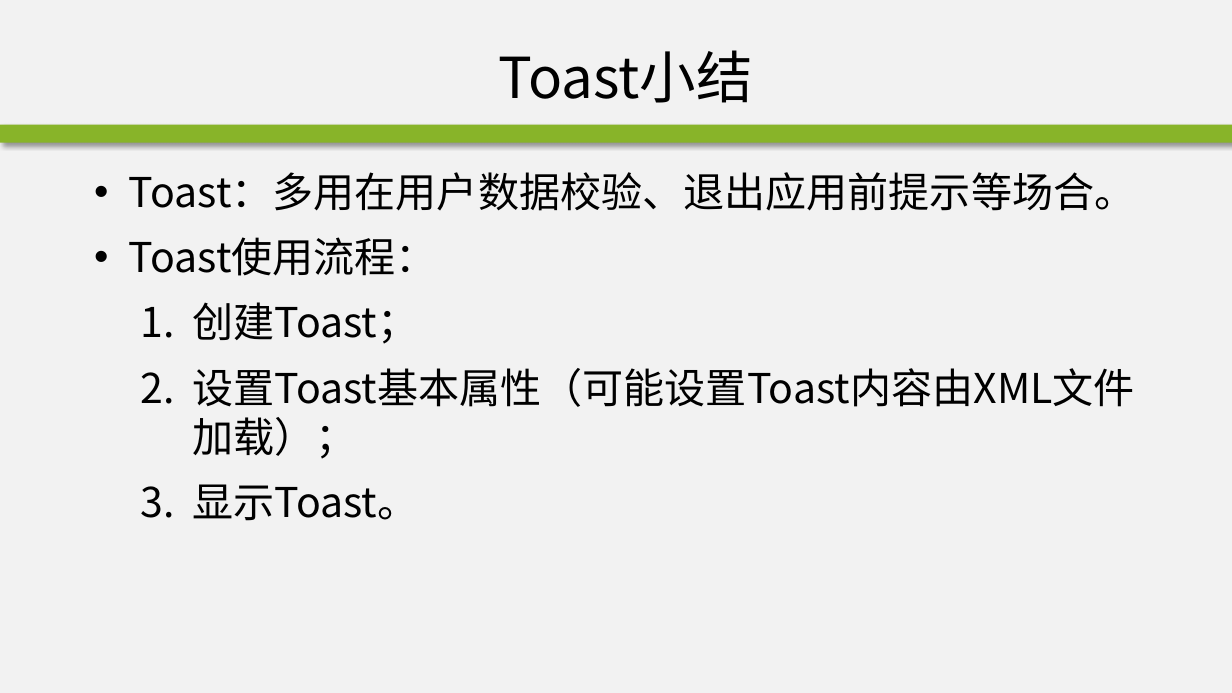
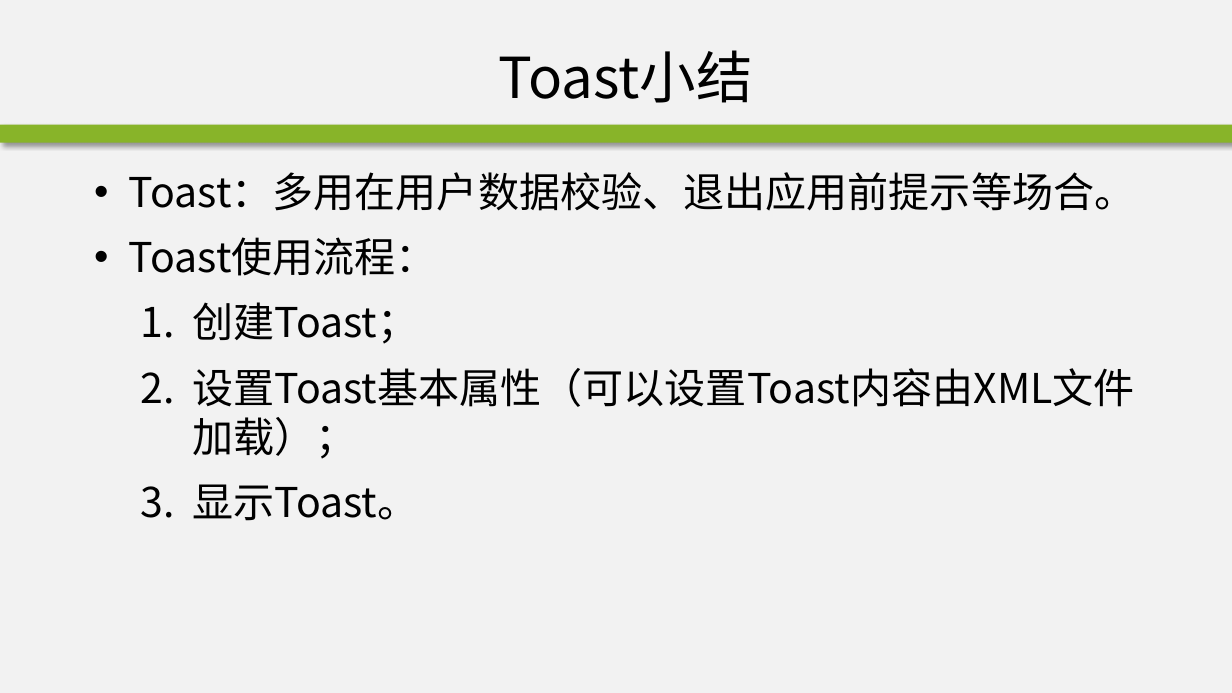
Before and after one commit to edu2act/course-android, a slide deck: slide 32 of materials/slides/ch02-4.pptx. Drawn at 1232x693 pixels with LibreOffice and Linux fonts; fonts in the diff are those of the drawing; background and template pictures are left out. Boxes give left, top, right and bottom in pixels: in the first picture for what was removed or moved away, otherwise in the second. Text is boxed around its words. In the diff, an @@ line names an element or a change of style, - is before the commit and + after.

```diff
--- a/materials/slides/ch02-4.pptx
+++ b/materials/slides/ch02-4.pptx
@@ text at bbox=[192, 368, 1135, 407]: text changed @@
-  2. 设置Toast基本属性（可能设置Toast内容由XML文件加载）；
+  2. 设置Toast基本属性（可以设置Toast内容由XML文件加载）；
```
Also in this commit, not shown: 17 other slides changed, 1 slide added, 1 other file.
